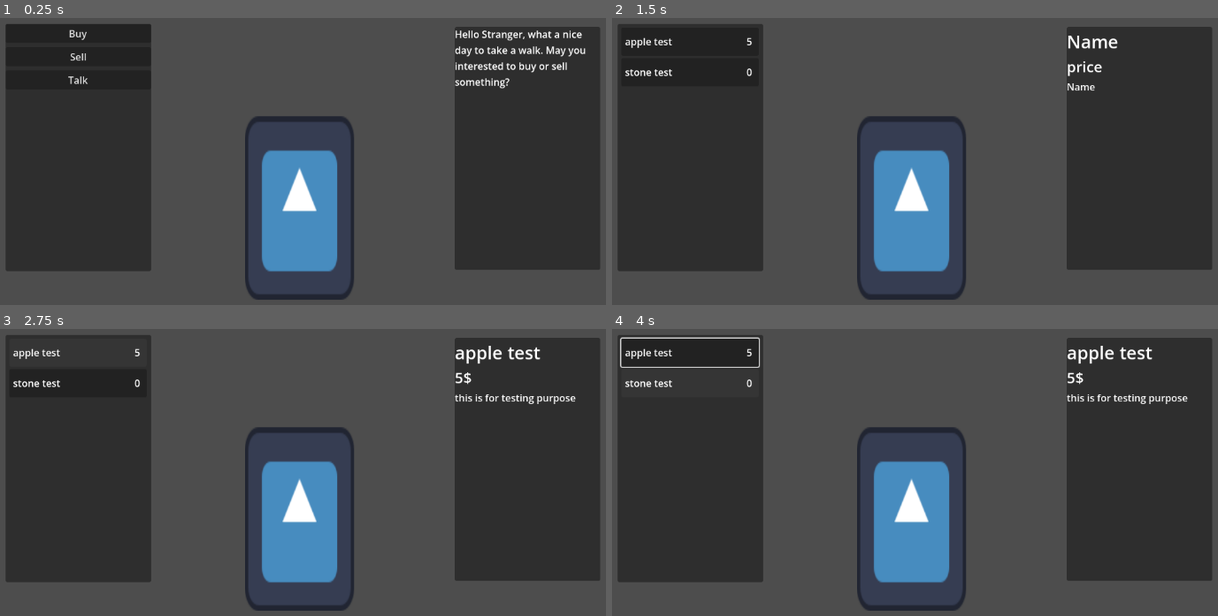
Above: before the commit, frames 1-4 (two rows, left to right).
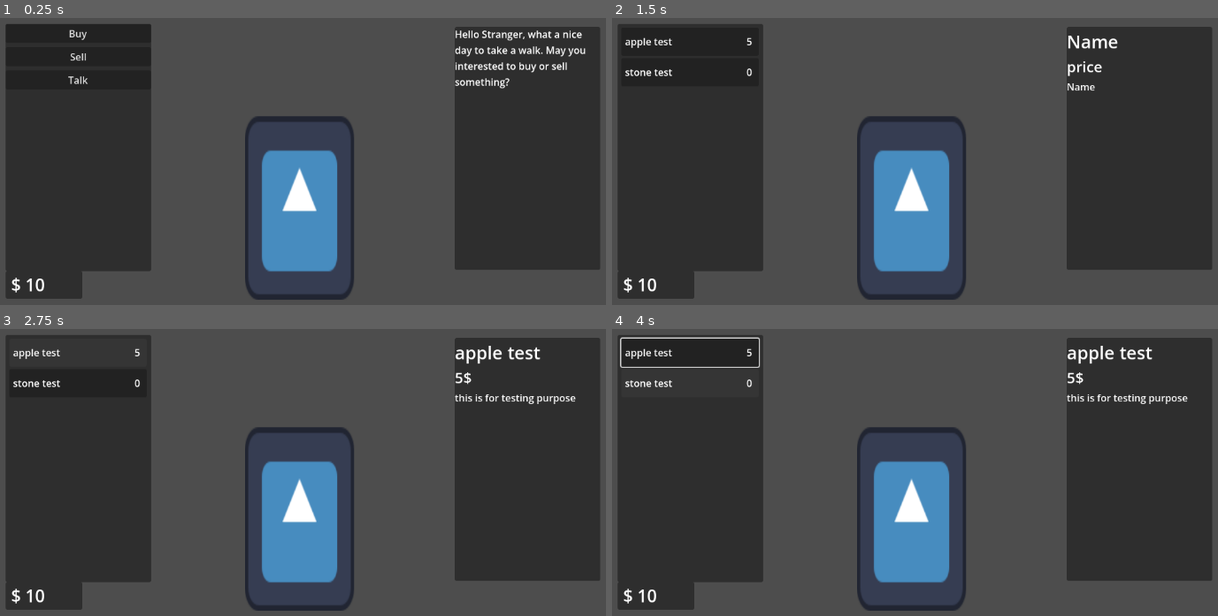
Above: after the commit, the same moments.

Repository: alifyudstira/RPG-game-project
Game: Godot game, scene res://store/store_ui.tscn
Two runs of this game, one before a commit and one after it. Both use one fixed random seed, a clock stepped at 60 frames per second and the inputs below. The project has no main scene, so this scene is started directly. The engine's default icon, where the game draws it, is replaced by a stand-in: a white triangle on a blue panel in a dark square.
Inputs:
- Up to frame 1 (0.25 s): no input
- Up to frame 2 (1.5 s): click "Talk" at 0.5 s; click "Who are you?" at 1.25 s
- Up to frame 3 (2.75 s): click "apple test" at 2 s
- Up to frame 4 (4 s): click "stone test" at 2.75 s; tap Enter (ui_accept) at 3.5, 3.6, 3.77 s; hold Up (ui_up) from 3.53 s (still down)

The runs differ from the first frame. In frame 1, 1.2% of the frame differs, in the area x 1-14%, y 88-98%; in frame 2, 1.2%; in frame 3, 1.2%; in frame 4, 1.2%.

Commit message:
ui money di store

Diff:
--- a/global_script/gameManager.gd
+++ b/global_script/gameManager.gd
@@ -2,6 +2,11 @@
 extends Node
 
 var current_enemy={}
+
+var player_stats:Dictionary = {
+	"hp": 100,
+	"money": 10,
+}
 
 func _ready() -> void:
 	Input.set_mouse_mode(Input.MOUSE_MODE_CAPTURED)
--- a/store/store_ui.gd
+++ b/store/store_ui.gd
@@ -4,6 +4,7 @@
 
 var storeItemDb = StoreItems.testStore
 var playerInv = InvManager.inv
+var playerStats = GameManager.player_stats
 var leftBarState:String = "options"
 var leftBarChildren:Array
 
@@ -18,6 +19,7 @@
 @onready var descPanelDesc = $descPanel/VBoxContainer/itemInfo/desc
 @onready var descPanelPrice = $descPanel/VBoxContainer/itemInfo/price
 @onready var dialoguePanel = $descPanel/VBoxContainer/dialogue
+@onready var playerMoneyUi = $money/playerMoney
 
 func _ready() -> void:
 	left_bar_state_ctrl("options")
@@ -31,6 +33,10 @@
 		left_bar_state_ctrl("options")
 
 	focus_ctrl()
+	money_update()
+
+func money_update():
+	playerMoneyUi.text = "$ " + str(playerStats["money"])
 
 func focus_ctrl():
 	var focusedNode = get_viewport().gui_get_focus_owner()
@@ -63,6 +69,8 @@
 					itemList.get_child(0).find_child("itemButton").grab_focus()
 				"options":
 					optionList.get_child(0).grab_focus()
+				"talk":
+					talkList.get_child(0).grab_focus()
 
 func populate_list(mode:String):
 	for child in itemList.get_children():
--- a/store/store_ui.tscn
+++ b/store/store_ui.tscn
@@ -85,6 +85,30 @@
 layout_mode = 2
 text = "You are, a cat?!"
 
+[node name="money" type="Panel" parent="." unique_id=1446275733]
+layout_mode = 0
+offset_left = 112.0
+offset_top = 560.0
+offset_right = 237.0
+offset_bottom = 605.0
+
+[node name="playerMoney" type="Label" parent="money" unique_id=1970623555]
+layout_mode = 1
+anchors_preset = 8
+anchor_left = 0.5
+anchor_top = 0.5
+anchor_right = 0.5
+anchor_bottom = 0.5
+offset_left = -53.5
+offset_top = -17.5
+offset_right = 53.5
+offset_bottom = 17.5
+grow_horizontal = 2
+grow_vertical = 2
+theme_override_font_sizes/font_size = 28
+text = "$"
+vertical_alignment = 1
+
 [node name="descPanel" type="PanelContainer" parent="." unique_id=1955181437]
 layout_mode = 1
 anchors_preset = 6
